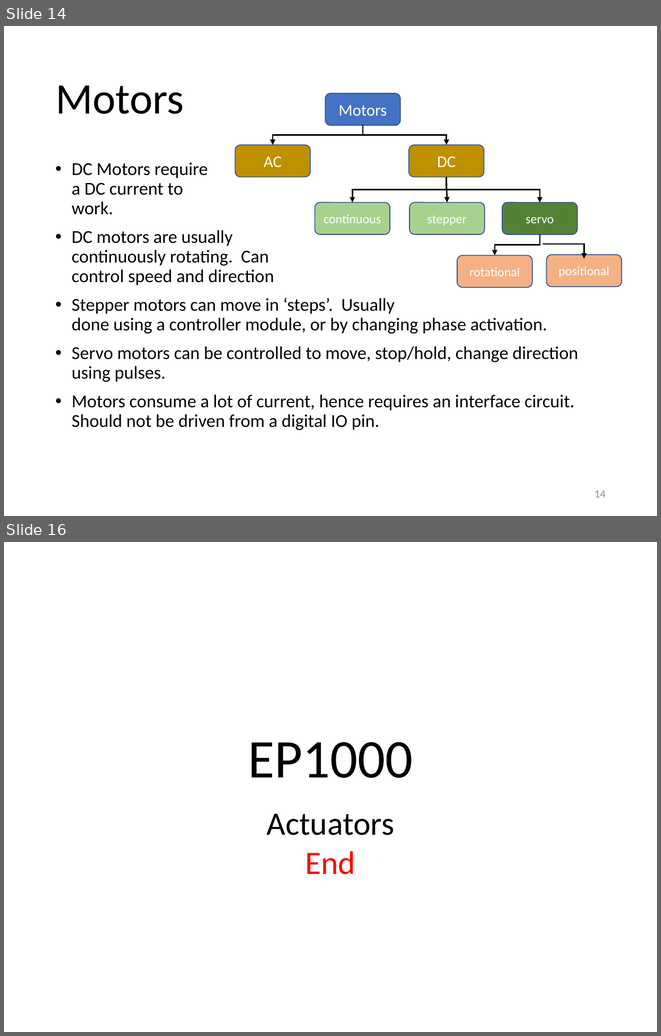
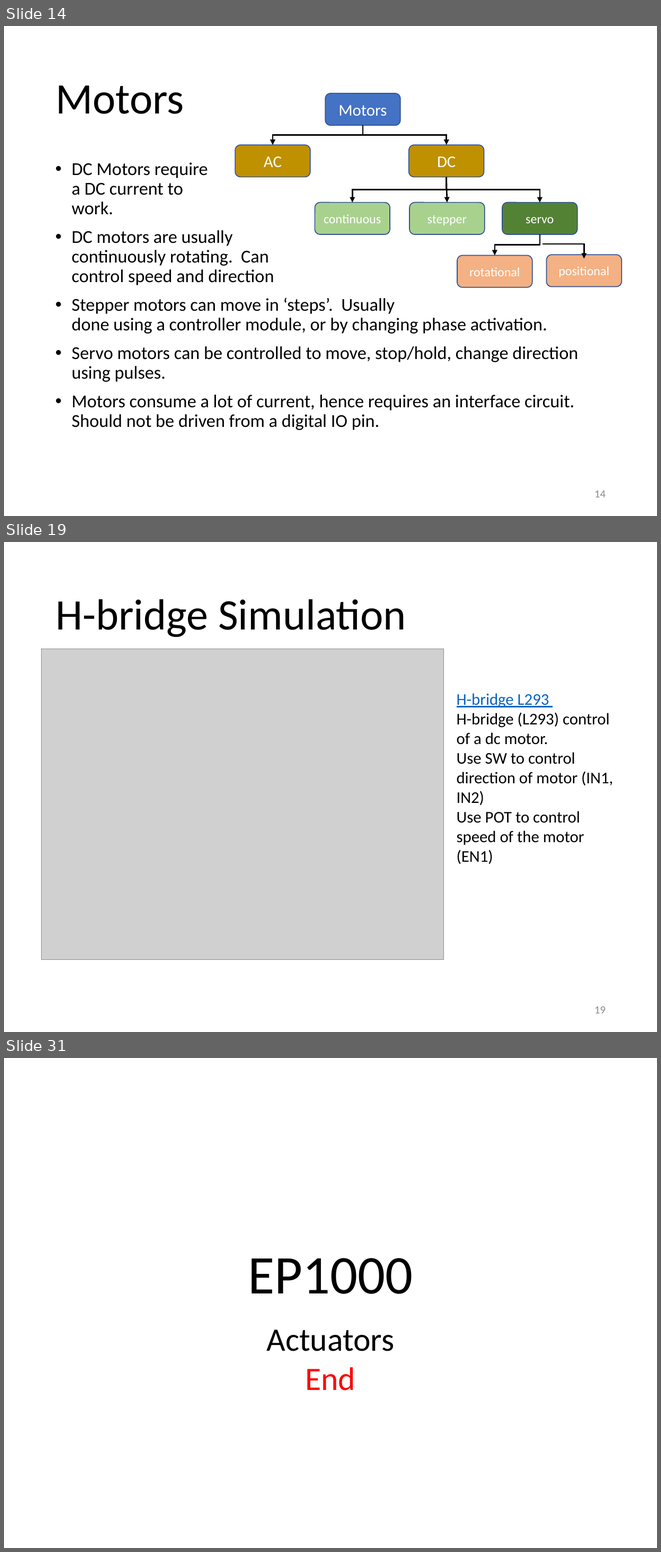
Before and after one commit to RDorville/digfab, a slide deck: presentations/ep1000_actuators/ep1000_actuators.pptx. Shown one above the other, each under a label of ours: slides 14 and 16 before the commit, slides 14, 19 and 31 after it; the slides between them are not shown. The pictures are 661x1036 and 661x1552 pixels, drawn with LibreOffice and Linux fonts; fonts in the diff are those of the drawing; grey boxes stand for pictures; background and template pictures are left out. Boxes give left, top, right and bottom in pixels: in the first picture for what was removed or moved away, otherwise in the second. Text is boxed around its words. In the diff, an @@ line names an element or a change of style, - is before the commit and + after.

```diff
--- a/presentations/ep1000_actuators/ep1000_actuators.pptx
+++ b/presentations/ep1000_actuators/ep1000_actuators.pptx
@@ slide 19 added at bbox=[4, 542, 657, 1032], background #FFFFFF @@
@@ title added at bbox=[55, 599, 406, 637], 48 pt, text #000000 @@
+H-bridge Simulation
@@ picture added at bbox=[41, 649, 443, 960] @@
@@ text added at bbox=[457, 693, 613, 864], 18 pt, text #000000 @@
+H-bridge L293
+H-bridge (L293) control of a dc motor.
+Use SW to control direction of motor (IN1, IN2)
+Use POT to control speed of the motor (EN1)
@@ page number added at bbox=[594, 1006, 606, 1013], 12 pt, text #8C8C8C @@
+19
@@ what was slide 16 is now slide 31 @@
```
Also in this commit, not shown: 1 slide changed, 14 other slides added, 11 other files.
